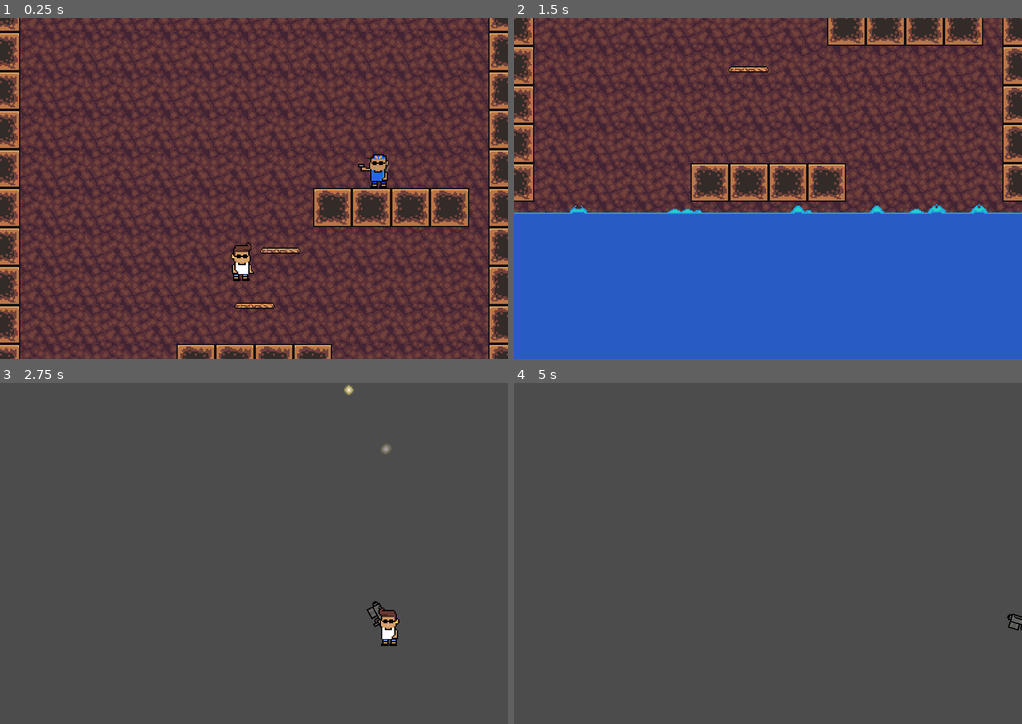
Above: before the commit, frames 1-4 (two rows, left to right).
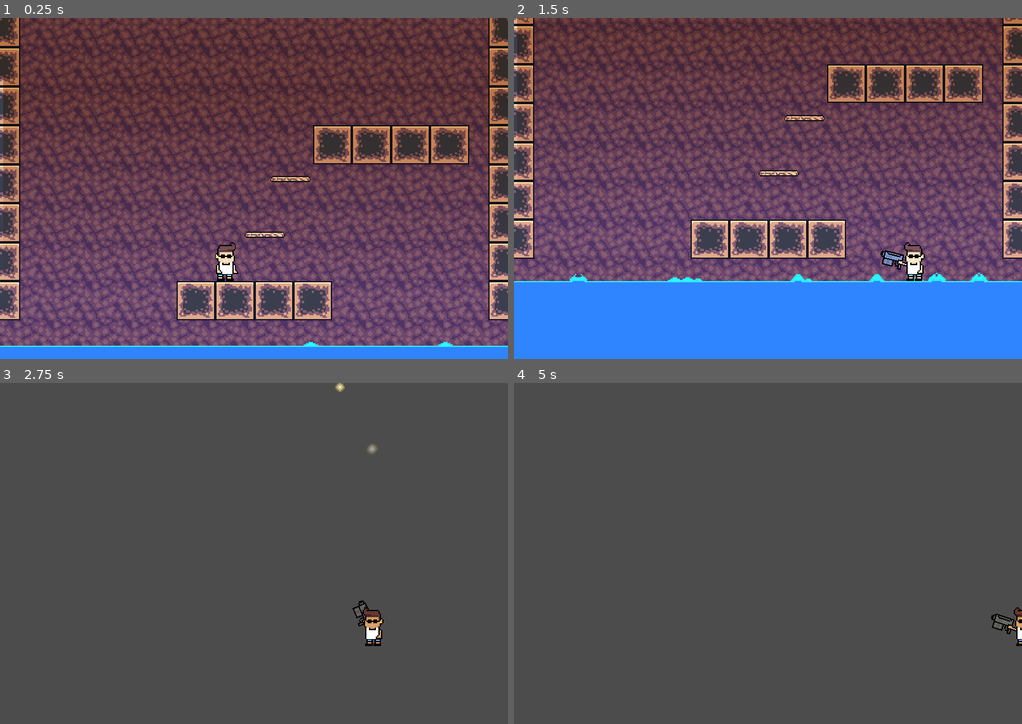
Above: after the commit, the same moments.

Repository: J24556/Red-Rise
Game: Godot game, scene res://world/Volcano.tscn
The game is run twice, just before and just after one commit, with the same random seed, the same clock (stepped at 60 frames per second) and the same inputs.
Inputs (mouse positions are in pixels of both pictures, inside the frame that each line leads up to):
- Up to frame 1 (0.25 s): no input
- Up to frame 2 (1.5 s): move the mouse to (879, 171) at 0.52 s; press the mouse at (879, 171) at 0.53 s; hold D (move_right) from 0.53 s (still down); tap Space (jump) at 0.77 s; move the mouse to (666, 205) at 1.27 s; release the mouse at (666, 205) at 1.28 s; click (666, 205) at 1.35 s
- Up to frame 3 (2.75 s): tap Space (jump) at 1.52 s; move the mouse to (304, 478) at 2.02 s; release D (move_right) at 2.03 s; press the mouse at (304, 478) at 2.03 s; hold A (move_left) from 2.03 s (still down)
- Up to frame 4 (5 s): move the mouse to (742, 621) at 2.77 s; release A (move_left) at 2.78 s; release the mouse at (742, 621) at 2.78 s; hold D (move_right) 2.78-4.28 s; click (742, 621) at 2.85 s; tap Space (jump) at 3.02, 3.77, 4.52 s; move the mouse to (920, 604) at 3.52 s; press the mouse at (920, 604) at 3.53 s; tap Enter at 4.25 s; move the mouse to (615, 502) at 4.27 s; release the mouse at (615, 502) at 4.28 s; hold A (move_left) from 4.28 s (still down); click (615, 502) at 4.35 s

The runs differ from the first frame. In frame 1, 69% of the frame differs, in the area x 0-100%, y 0-100%; in frame 2, 82%; in frame 3, 0.9%; in frame 4, 0.3%.

Commit message:
Added lava glow

Diff:
--- a/Lava/Lava.gd
+++ b/Lava/Lava.gd
@@ -7,6 +7,7 @@
 onready var LavaBubble = preload("res://Lava/LavaBubble.tscn")
 
 onready var timer = $Timer
+onready var pool = $Pool
 
 func _ready():
 	randomize()
@@ -19,7 +20,7 @@
 func spawn_bubble():
 	var bubble = LavaBubble.instance()
 	bubble.position = Vector2(rand_range(0 - EDGE, 400 - 16 + EDGE), -15)
-	add_child(bubble)
+	pool.add_child(bubble)
 
 
 func _on_Timer_timeout():
--- a/Lava/Lava.tscn
+++ b/Lava/Lava.tscn
@@ -1,7 +1,7 @@
 [gd_scene load_steps=5 format=2]
 
-[ext_resource path="res://Lava/lava_rim.png" type="Texture" id=1]
-[ext_resource path="res://Lava/lava_blue.png" type="Texture" id=2]
+[ext_resource path="res://Lava/lava_base.png" type="Texture" id=1]
+[ext_resource path="res://Lava/gradient.png" type="Texture" id=2]
 [ext_resource path="res://Lava/Lava.gd" type="Script" id=3]
 
 [sub_resource type="RectangleShape2D" id=1]
@@ -11,21 +11,24 @@
 z_index = 10
 script = ExtResource( 3 )
 
-[node name="CollisionShape2D" type="CollisionShape2D" parent="."]
-position = Vector2( 210, 140 )
-shape = SubResource( 1 )
-
 [node name="Pool" type="Sprite" parent="."]
-texture = ExtResource( 2 )
+position = Vector2( 7.62939e-06, 0 )
+z_as_relative = false
+texture = ExtResource( 1 )
 centered = false
 region_enabled = true
 region_rect = Rect2( 0, 0, 420, 280 )
 
-[node name="lava_rim" type="Sprite" parent="."]
-texture = ExtResource( 1 )
-centered = false
-region_enabled = true
-region_rect = Rect2( 0, 0, 420, 1 )
+[node name="CollisionShape2D" type="CollisionShape2D" parent="."]
+visible = false
+position = Vector2( 210, 140 )
+shape = SubResource( 1 )
 
 [node name="Timer" type="Timer" parent="."]
+
+[node name="Light2D" type="Light2D" parent="."]
+position = Vector2( 210, 30 )
+texture = ExtResource( 2 )
+color = Color( 0.156863, 0.360784, 0.768627, 1 )
+energy = 1.25
 [connection signal="timeout" from="Timer" to="." method="_on_Timer_timeout"]
--- a/Lava/LavaBubble.tscn
+++ b/Lava/LavaBubble.tscn
@@ -32,6 +32,7 @@
 } ]
 
 [node name="LavaBubble" type="AnimatedSprite"]
+modulate = Color( 1, 1, 100, 1 )
 position = Vector2( 0, -15 )
 frames = SubResource( 6 )
 centered = false
--- a/world/Volcano.tscn
+++ b/world/Volcano.tscn
@@ -1,11 +1,10 @@
-[gd_scene load_steps=10 format=2]
+[gd_scene load_steps=9 format=2]
 
 [ext_resource path="res://player/Player.tscn" type="PackedScene" id=1]
 [ext_resource path="res://world/volcanobackground.png" type="Texture" id=2]
 [ext_resource path="res://Lava/Lava.tscn" type="PackedScene" id=3]
 [ext_resource path="res://world/bigblock.png" type="Texture" id=4]
 [ext_resource path="res://world/Volcano.gd" type="Script" id=5]
-[ext_resource path="res://enemy/Enemy.tscn" type="PackedScene" id=6]
 [ext_resource path="res://platform/OneWayPlatform.tscn" type="PackedScene" id=7]
 
 [sub_resource type="ConvexPolygonShape2D" id=1]
@@ -47,10 +46,7 @@
 }
 
 [node name="Player" parent="." instance=ExtResource( 1 )]
-position = Vector2( 197.952, 578.181 )
-
-[node name="Lava" parent="." instance=ExtResource( 3 )]
-position = Vector2( 0, 715.972 )
+position = Vector2( 184.738, 652.747 )
 
 [node name="TileMap" type="TileMap" parent="."]
 tile_set = SubResource( 2 )
@@ -58,11 +54,11 @@
 format = 1
 tile_data = PoolIntArray( 983039, 0, 0, 1114111, 0, 0, 1245183, 0, 0, 1376255, 0, 0, 1507327, 0, 0, 1441817, 0, 0, 1638 …(416 unchanged characters)…
 
-[node name="Enemy" parent="TileMap" instance=ExtResource( 6 )]
-position = Vector2( 317.841, 521.266 )
+[node name="OneWayPlatform" parent="." instance=ExtResource( 7 )]
+position = Vector2( 216.647, 638.988 )
 
-[node name="OneWayPlatform" parent="TileMap/Enemy" instance=ExtResource( 7 )]
-position = Vector2( -101.194, 117.722 )
+[node name="OneWayPlatform2" parent="." instance=ExtResource( 7 )]
+position = Vector2( 237.746, 593.521 )
 
-[node name="OneWayPlatform2" parent="TileMap/Enemy" instance=ExtResource( 7 )]
-position = Vector2( -80.0946, 72.2546 )
+[node name="Lava" parent="." instance=ExtResource( 3 )]
+position = Vector2( 0, 725.416 )
Binary file added: Lava/gradient.png
Not shown, added: Lava/gradient.png.import
Binary file added: Lava/lava_base.png
Not shown, added: Lava/lava_base.png.import
